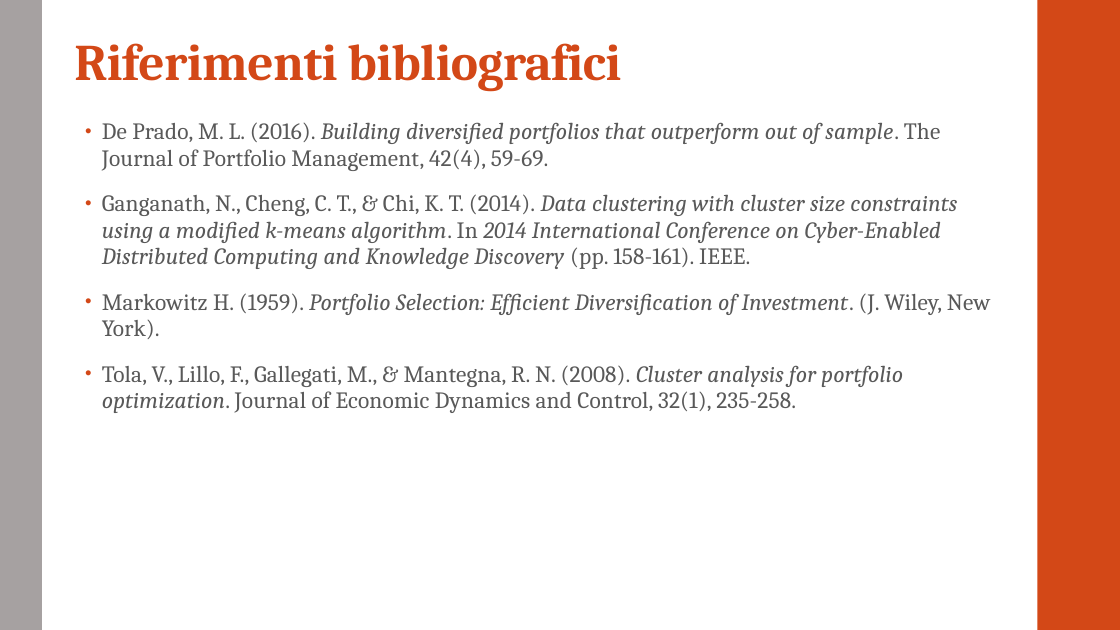
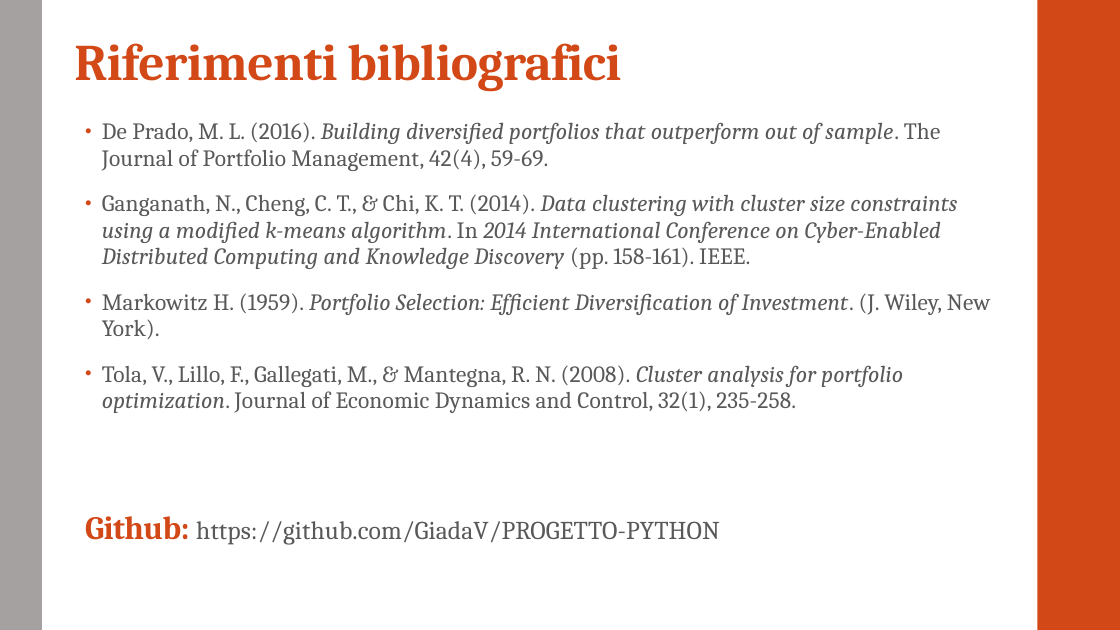
Before and after one commit to GiadaV/PROGETTO-PYTHON, a slide deck: slide 22 of presentazione.pptx. Drawn at 1120x630 pixels with LibreOffice and Linux fonts; fonts in the diff are those of the drawing. Boxes give left, top, right and bottom in pixels: in the first picture for what was removed or moved away, otherwise in the second. Text is boxed around its words. In the diff, an @@ line names an element or a change of style, - is before the commit and + after.

```diff
--- a/presentazione.pptx
+++ b/presentazione.pptx
@@ text added at <box>85,516,720,545</box>, 22 pt, text #595959 @@
+Github: https://github.com/GiadaV/PROGETTO-PYTHON
```
Also in this commit, not shown: 3 other slides changed, 4 slides added, 4 slides removed.
